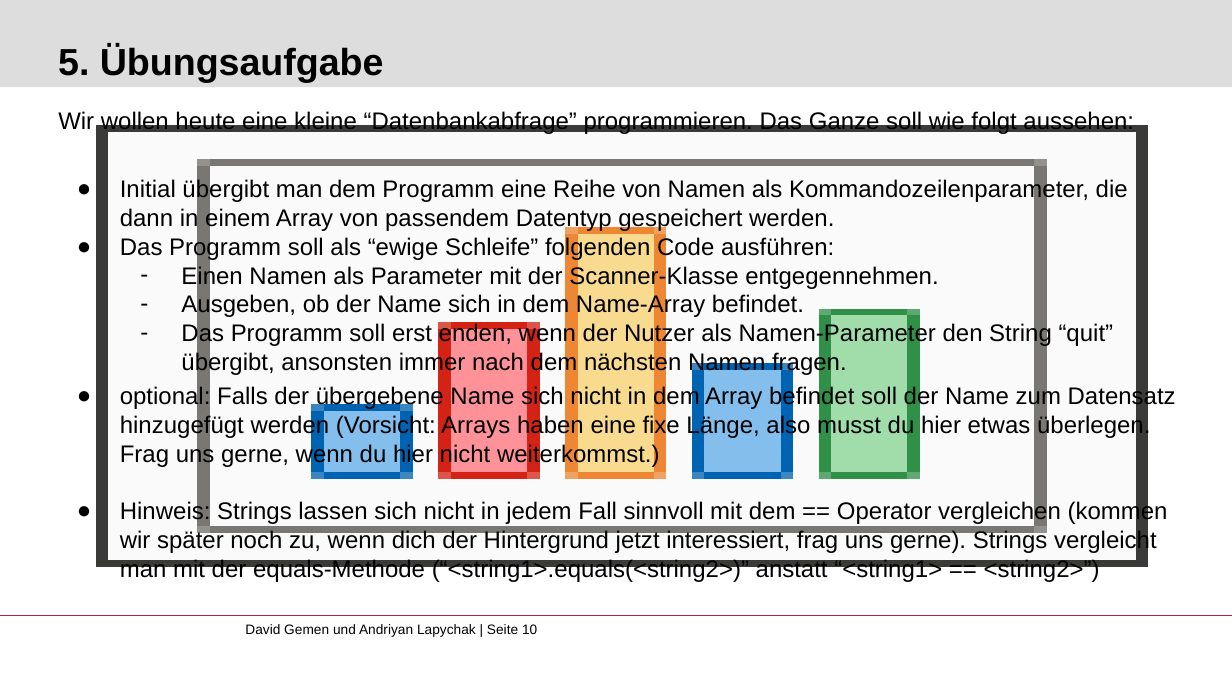
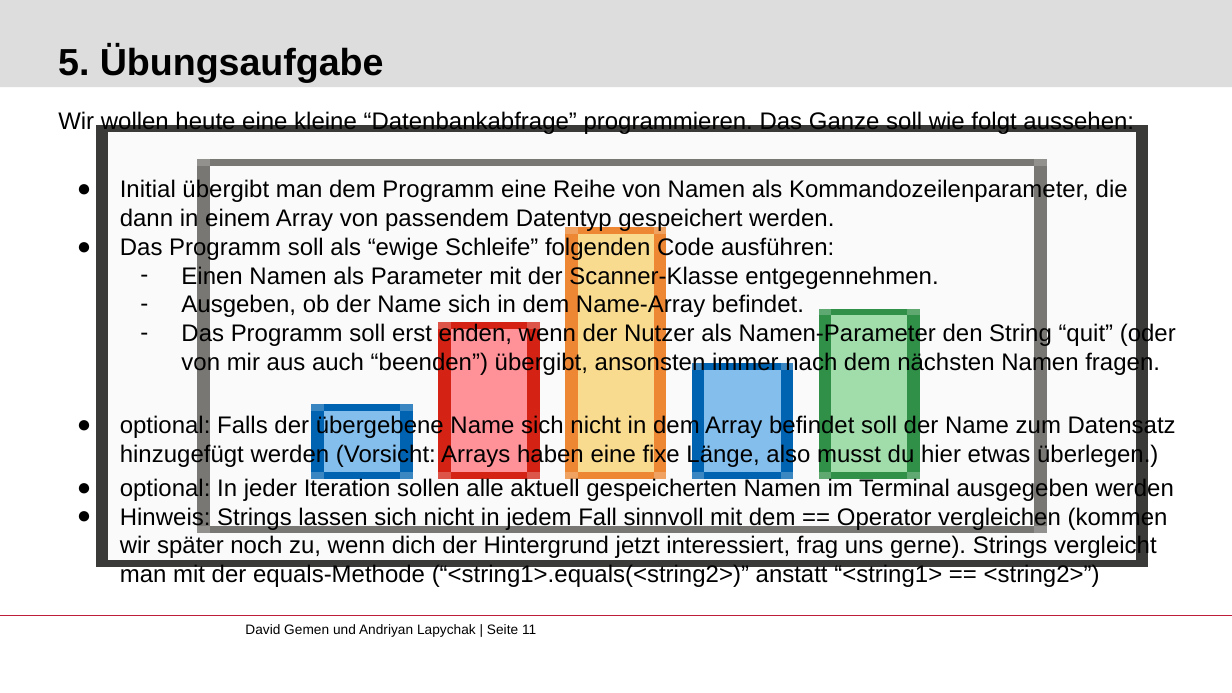
Before and after one commit to gemdav/Programmieren-1-Tutorium, a slide deck: slide 11 of slides/03_arrays_loops.pptx (slide 10 before the commit). Drawn at 1232x693 pixels with LibreOffice and Linux fonts; fonts in the diff are those of the drawing; background and template pictures are left out. Boxes give left, top, right and bottom in pixels: in the first picture for what was removed or moved away, otherwise in the second. Text is boxed around its words. In the diff, an @@ line names an element or a change of style, - is before the commit and + after.

```diff
--- a/slides/03_arrays_loops.pptx
+++ b/slides/03_arrays_loops.pptx
@@ text at <box>120,322,1176,502</box>: text changed @@
-  – Das Programm soll erst enden, wenn der Nutzer als Namen-Parameter den String “quit” übergibt, ansonsten immer nach dem nächsten Namen fragen.
-● optional: Falls der übergebene Name sich nicht in dem Array befindet soll der Name zum Datensatz hinzugefügt werden (Vorsicht: Arrays haben eine fixe Länge, also musst du hier etwas überlegen. Frag uns gerne, wenn du hier nicht weiterkommst.)
+  – Das Programm soll erst enden, wenn der Nutzer als Namen-Parameter den String “quit” (oder von mir aus auch “beenden”) übergibt, ansonsten immer nach dem nächsten Namen fragen.
+● optional: Falls der übergebene Name sich nicht in dem Array befindet soll der Name zum Datensatz hinzugefügt werden (Vorsicht: Arrays haben eine fixe Länge, also musst du hier etwas überlegen.)
+● optional: In jeder Iteration sollen alle aktuell gespeicherten Namen im Terminal ausgegeben werden
@@ text at <box>245,624,536,637</box>: text changed @@
-David Gemen und Andriyan Lapychak | Seite 10
+David Gemen und Andriyan Lapychak | Seite 11
```
Also in this commit, not shown: 2 other slides changed, 1 slide added, 1 other file.
